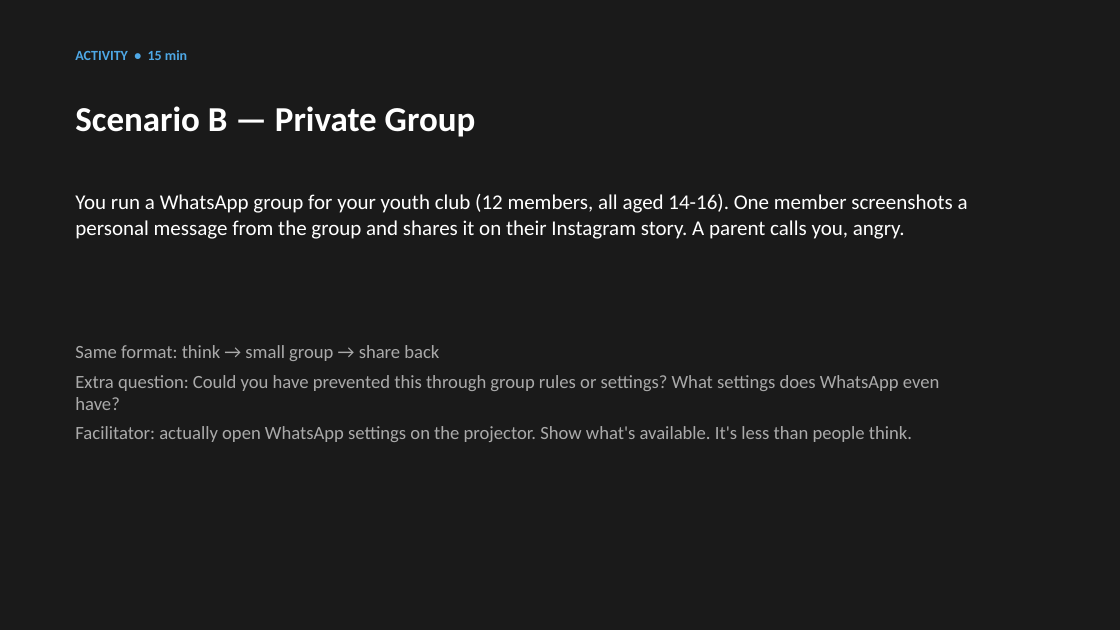
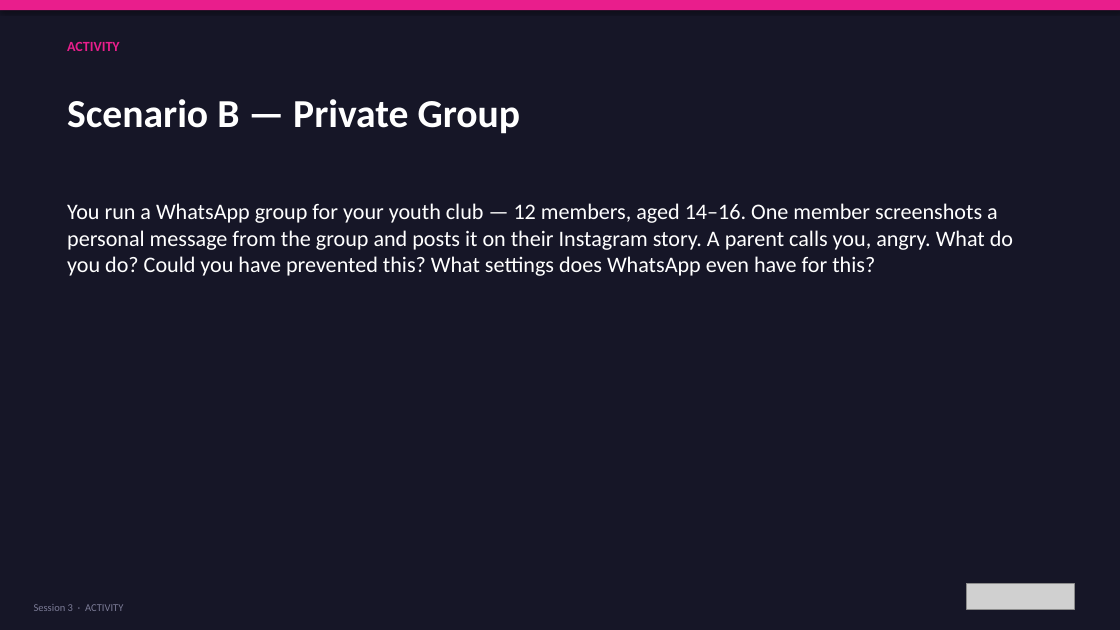
Before and after one commit to bh1ff/cpd-v2, a slide deck: slide 11 of assets/downloads/Session-3-Keeping-Young-People-Safe-Online.pptx (slide 6 before the commit). Drawn at 1120x630 pixels with LibreOffice and Linux fonts; fonts in the diff are those of the drawing; grey boxes stand for pictures. Boxes give left, top, right and bottom in pixels: in the first picture for what was removed or moved away, otherwise in the second. Text is boxed around its words. In the diff, an @@ line names an element or a change of style, - is before the commit and + after.

```diff
--- a/assets/downloads/Session-3-Keeping-Young-People-Safe-Online.pptx
+++ b/assets/downloads/Session-3-Keeping-Young-People-Safe-Online.pptx
@@ background #1A1A1A to #161627 @@
@@ rectangle added at [0,0,1120,10], fill #E91E8C @@
@@ text at [67,42,120,51]: text changed; text colour #4EA8E6 to #E91E8C @@
-ACTIVITY • 15 min
+ACTIVITY
@@ text "Scenario B — Private Group": place and size @@
-text "Scenario B — Private Group" at [75,106,476,137]
+text "Scenario B — Private Group" at [67,99,521,134]
@@ text "Scenario B — Private Group" at [67,99,521,134]: size 30 to 34 pt @@
@@ text at [67,203,1013,276]: text changed; size 18 to 19 pt @@
-You run a WhatsApp group for your youth club (12 members, all aged 14-16). One member screenshots a personal message from the group and shares it on their Instagram story. A parent calls you, angry.
+You run a WhatsApp group for your youth club — 12 members, aged 14–16. One member screenshots a personal message from the group and posts it on their Instagram story. A parent calls you, angry. What do you do? Could you have prevented this? What settings does WhatsApp even have for this?
@@ text removed at [75,345,939,442] @@
-Same format: think → small group → share back
-Extra question: Could you have prevented this through group rules or settings? What settings does WhatsApp even have?
-Facilitator: actually open WhatsApp settings on the projector. Show what's available. It's less than people think.
@@ picture added at [966,584,1075,609] @@
@@ text added at [34,604,123,611], 9 pt, text #7B7B96 @@
+Session 3 · ACTIVITY
```
Also in this commit, not shown: 15 other slides changed, 16 slides added, 1 slide removed, 2 other files.
